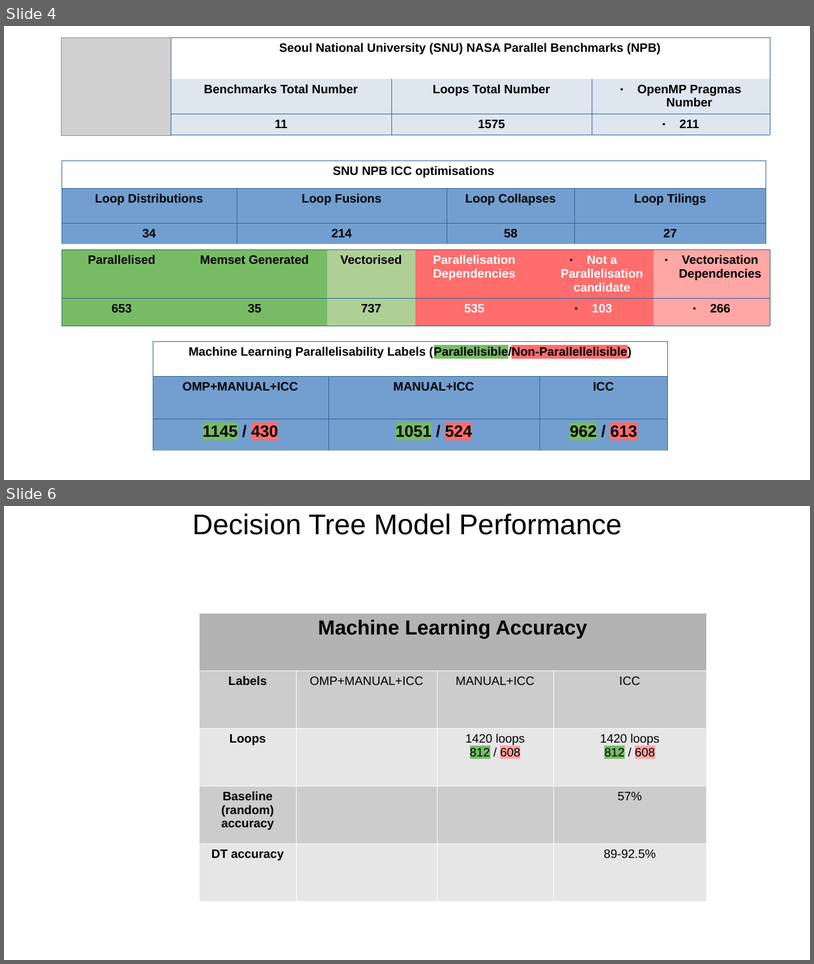
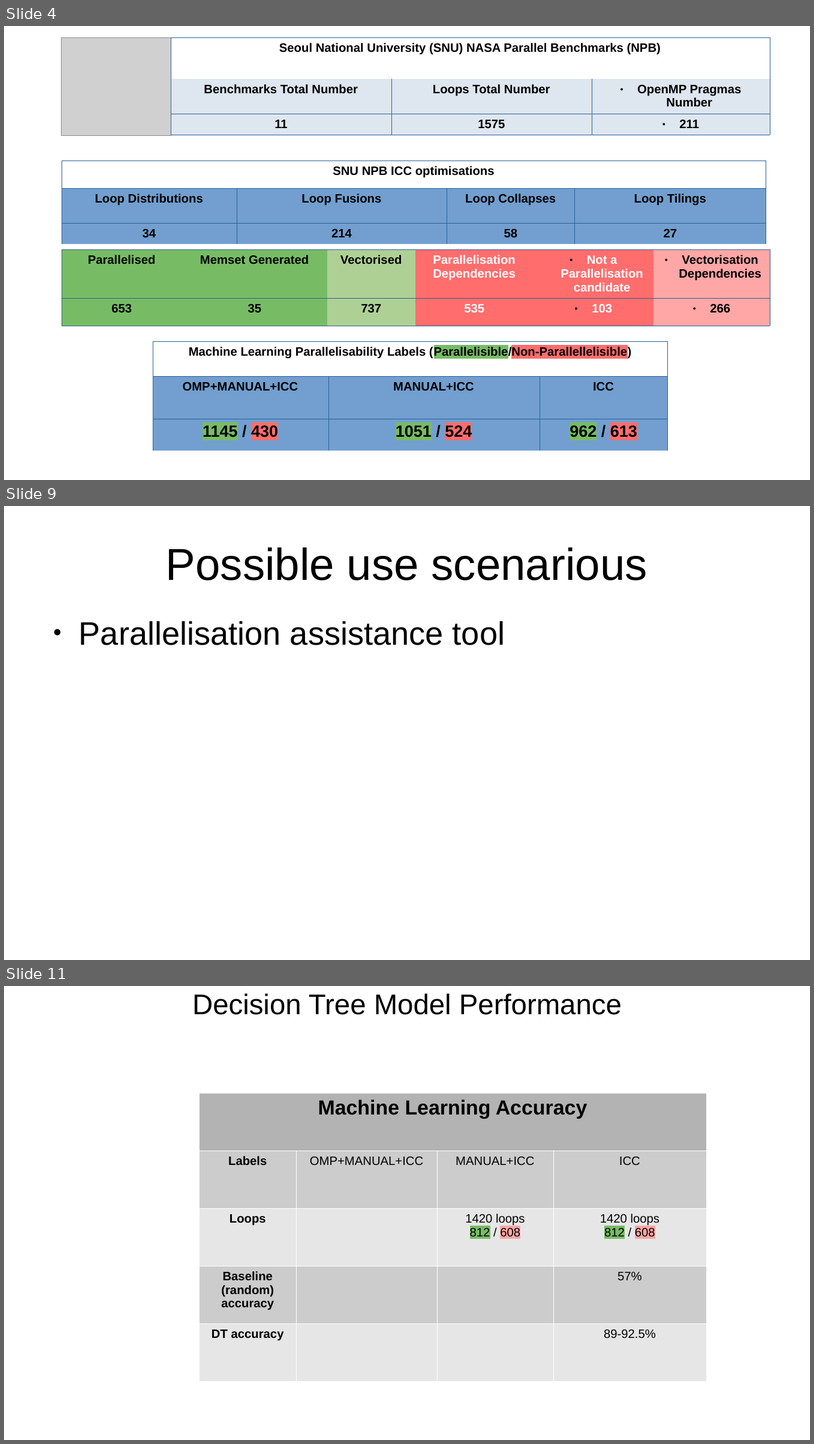
Before and after one commit to harel-coffee/PParMetrics-auto, a slide deck: PPar_lunch_talk/Learning_Loop_Parallelisability.odp. Shown one above the other, each under a label of ours: slides 4 and 6 before the commit, slides 4, 9 and 11 after it; the slides between them are not shown. The pictures are 814x964 and 814x1444 pixels, drawn with LibreOffice and Linux fonts; fonts in the diff are those of the drawing; grey boxes stand for pictures. Boxes give left, top, right and bottom in pixels: in the first picture for what was removed or moved away, otherwise in the second. Text is boxed around its words. In the diff, an @@ line names an element or a change of style, - is before the commit and + after.

```diff
--- a/PPar_lunch_talk/Learning_Loop_Parallelisability.odp
+++ b/PPar_lunch_talk/Learning_Loop_Parallelisability.odp
@@ slide 9 added at bbox=[4, 506, 810, 960], background #FFFFFF @@
@@ title added at bbox=[166, 547, 648, 580], 44 pt, text #000000 @@
+Possible use scenarious
@@ text added at bbox=[79, 621, 505, 645], 32 pt, text #000000 @@
+● Parallelisation assistance tool
@@ what was slide 6 is now slide 11 @@
```
Also in this commit, not shown: 3 slides changed, 4 other slides added, 7 other files.
